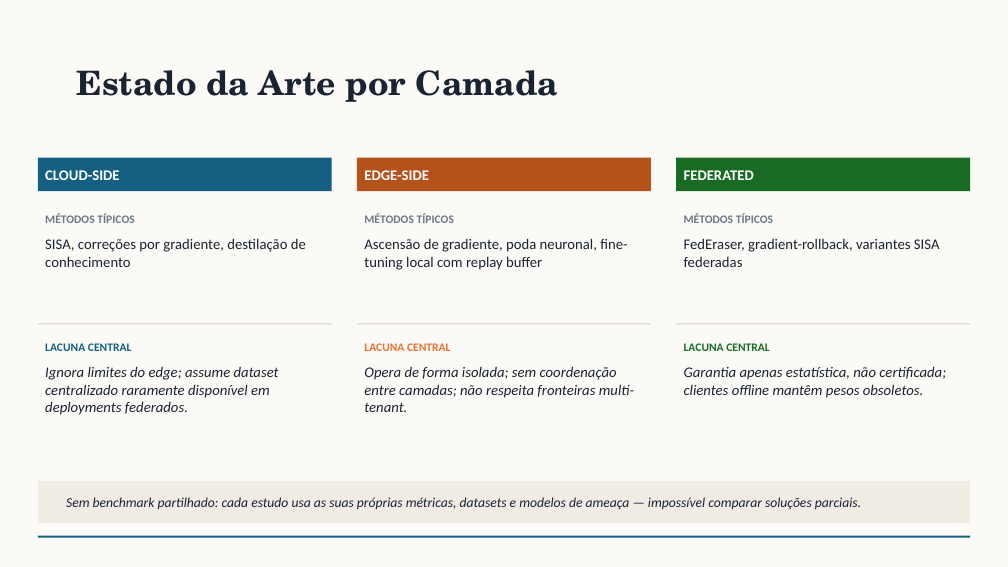
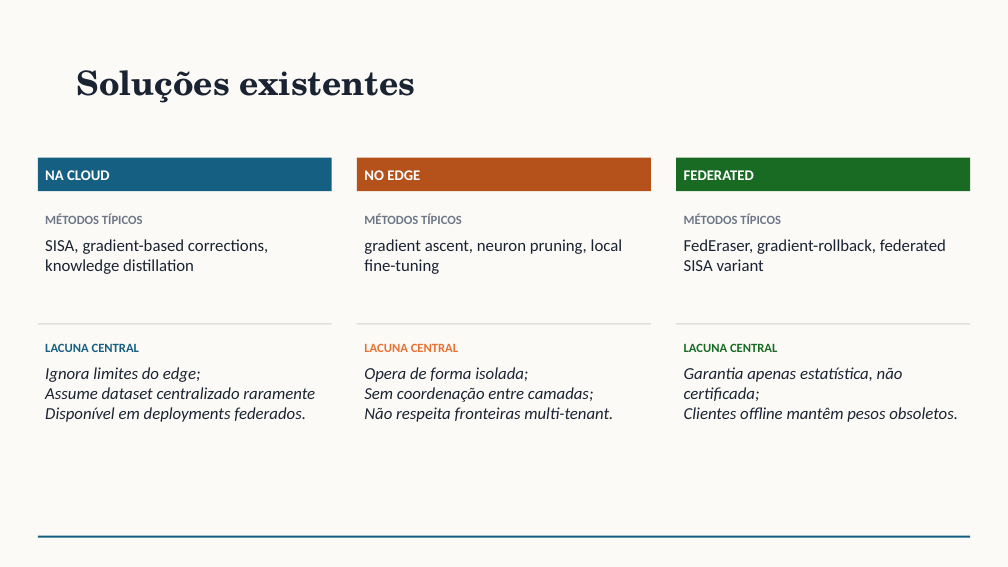
Before and after one commit to rafaeldpsilva/sa4cps-vault, a slide deck: slide 6 of Entregas PhD/machine-unlearning.pptx. Drawn at 1008x567 pixels with LibreOffice and Linux fonts; fonts in the diff are those of the drawing. Boxes give left, top, right and bottom in pixels: in the first picture for what was removed or moved away, otherwise in the second. Text is boxed around its words. In the diff, an @@ line names an element or a change of style, - is before the commit and + after.

```diff
--- a/Entregas PhD/machine-unlearning.pptx
+++ b/Entregas PhD/machine-unlearning.pptx
@@ title at box(77, 70, 416, 103): text changed @@
-Estado da Arte por Camada
+Soluções existentes
@@ text in rectangle at box(45, 170, 110, 180): text changed @@
-CLOUD-SIDE
+NA CLOUD
@@ text in rectangle at box(364, 170, 420, 180): text changed @@
-EDGE-SIDE
+NO EDGE
@@ text at box(45, 239, 268, 274): text changed; size 14 to 16 pt @@
-SISA, correções por gradiente, destilação de conhecimento
+SISA, gradient-based corrections, knowledge distillation
@@ text at box(364, 239, 622, 274): text changed; size 14 to 16 pt @@
-Ascensão de gradiente, poda neuronal, fine-tuning local com replay buffer
+gradient ascent, neuron pruning, local fine-tuning
@@ text at box(684, 239, 946, 271): text changed; size 14 to 16 pt @@
-FedEraser, gradient-rollback, variantes SISA federadas
+FedEraser, gradient-rollback, federated SISA variant
@@ size 11 to 12 pt in 6 elements at box(45, 213, 143, 224), box(45, 343, 139, 352), box(364, 213, 462, 224), box(364, 343, 458, 352), box(684, 213, 781, 224), box(684, 343, 777, 352) @@
@@ text at box(45, 367, 315, 422): text changed; size 14 to 16 pt @@
-Ignora limites do edge; assume dataset centralizado raramente disponível em deployments federados.
+Ignora limites do edge;
+Assume dataset centralizado raramente Disponível em deployments federados.
@@ text at box(364, 367, 613, 422): text changed; size 14 to 16 pt @@
-Opera de forma isolada; sem coordenação entre camadas; não respeita fronteiras multi-tenant.
+Opera de forma isolada;
+Sem coordenação entre camadas;
+Não respeita fronteiras multi-tenant.
@@ text at box(684, 367, 958, 422): text changed; size 14 to 16 pt @@
-Garantia apenas estatística, não certificada; clientes offline mantêm pesos obsoletos.
+Garantia apenas estatística, não certificada;
+Clientes offline mantêm pesos obsoletos.
@@ rectangle removed at box(38, 481, 970, 523) @@
@@ text removed at box(66, 497, 861, 510) @@
-Sem benchmark partilhado: cada estudo usa as suas próprias métricas, datasets e modelos de ameaça — impossível comparar soluções parciais.
```
Also in this commit, not shown: 3 other slides changed, 5 slides added, 4 slides removed.
